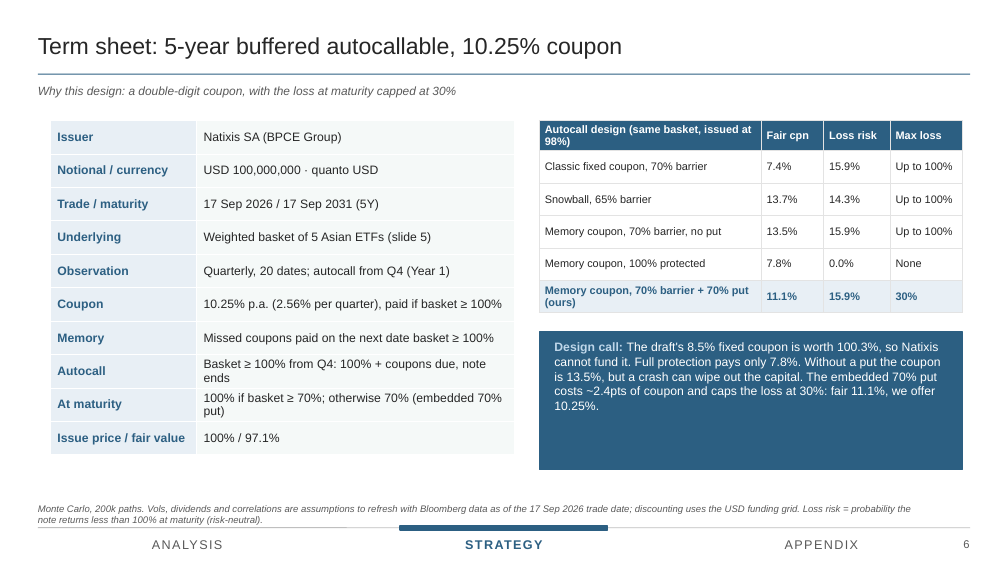
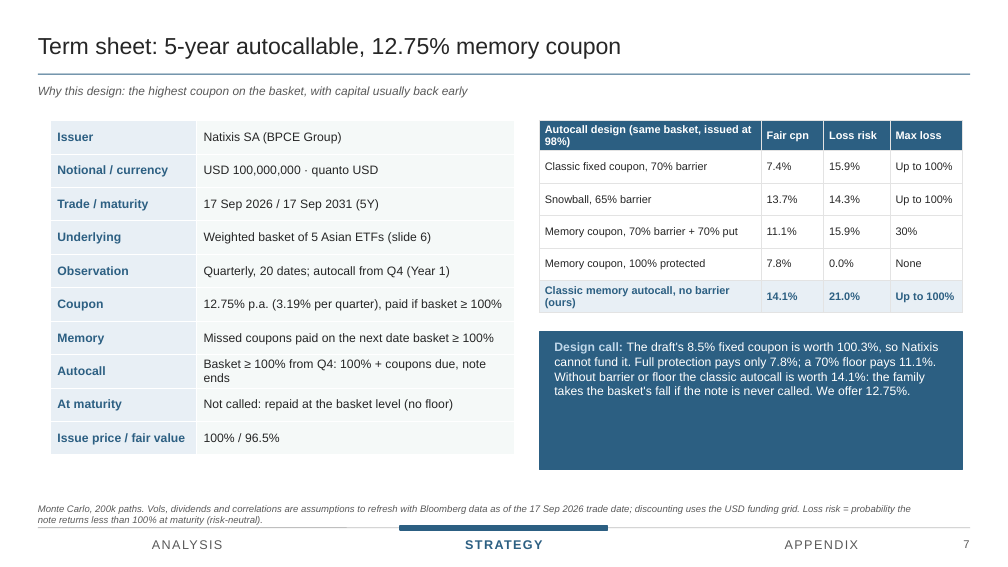
Before and after one commit to benjaminlhl/natixis-case-comp, a slide deck: slide 10 of deck/Asian-Digital-Autocallable-Note.pptx (slide 9 before the commit). Drawn at 1008x567 pixels with LibreOffice and Linux fonts; fonts in the diff are those of the drawing. Boxes give left, top, right and bottom in pixels: in the first picture for what was removed or moved away, otherwise in the second. Text is boxed around its words. In the diff, an @@ line names an element or a change of style, - is before the commit and + after.

```diff
--- a/deck/Asian-Digital-Autocallable-Note.pptx
+++ b/deck/Asian-Digital-Autocallable-Note.pptx
@@ text at (38,37,622,59): text changed @@
-Term sheet: 5-year buffered autocallable, 10.25% coupon
+Term sheet: 5-year autocallable, 12.75% memory coupon
@@ text at (38,86,468,98): text changed @@
-Why this design: a double-digit coupon, with the loss at maturity capped at 30%
+Why this design: the highest coupon on the basket, with capital usually back early
@@ table at (50,121,514,449) @@
-row 4, column 2: Weighted basket of 5 Asian ETFs (slide 5)
+row 4, column 2: Weighted basket of 5 Asian ETFs (slide 6)
-row 6, column 2: 10.25% p.a. (2.56% per quarter), paid if basket ≥ 100%
+row 6, column 2: 12.75% p.a. (3.19% per quarter), paid if basket ≥ 100%
-row 9, column 2: 100% if basket ≥ 70%; otherwise 70% (embedded 70% put)
+row 9, column 2: Not called: repaid at the basket level (no floor)
-row 10, column 2: 100% / 97.1%
+row 10, column 2: 100% / 96.5%
@@ table at (539,121,963,313) @@
-row 4: Memory coupon, 70% barrier, no put | 13.5% | 15.9% | Up to 100%
+row 4: Memory coupon, 70% barrier + 70% put | 11.1% | 15.9% | 30%
-row 6: Memory coupon, 70% barrier + 70% put (ours) | 11.1% | 15.9% | 30%
+row 6: Classic memory autocall, no barrier (ours) | 14.1% | 21.0% | Up to 100%
@@ text at (554,342,939,395): text changed @@
-Design call: The draft's 8.5% fixed coupon is worth 100.3%, so Natixis cannot fund it. Full protection pays only 7.8%. Without a put the coupon is 13.5%, but a crash can wipe out the capital. The embedded 70% put costs ~2.4pts of coupon and caps the loss at 30%: fair 11.1%, we offer 10.25%.
+Design call: The draft's 8.5% fixed coupon is worth 100.3%, so Natixis cannot fund it. Full protection pays only 7.8%; a 70% floor pays 11.1%. Without barrier or floor the classic autocall is worth 14.1%: the family takes the basket's fall if the note is never called. We offer 12.75%.
@@ text at (963,540,969,548): text changed @@
-6
+7
```
Also in this commit, not shown: 14 other slides changed, 1 slide added, 11 other files.
